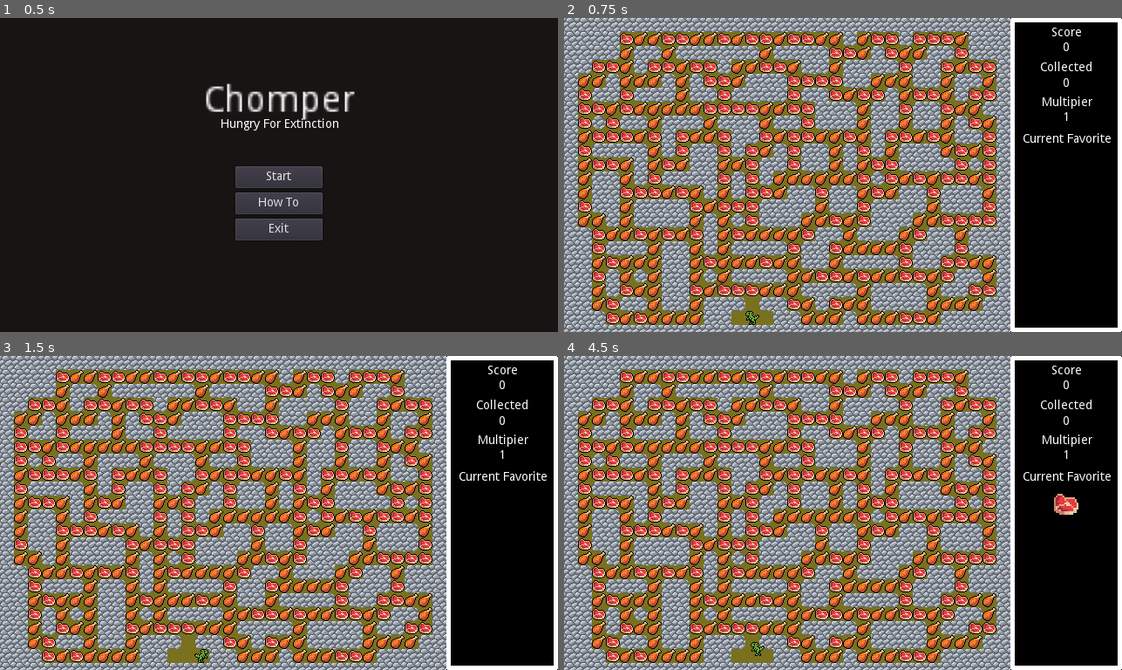
Above: before the commit, frames 1-4 (two rows, left to right).
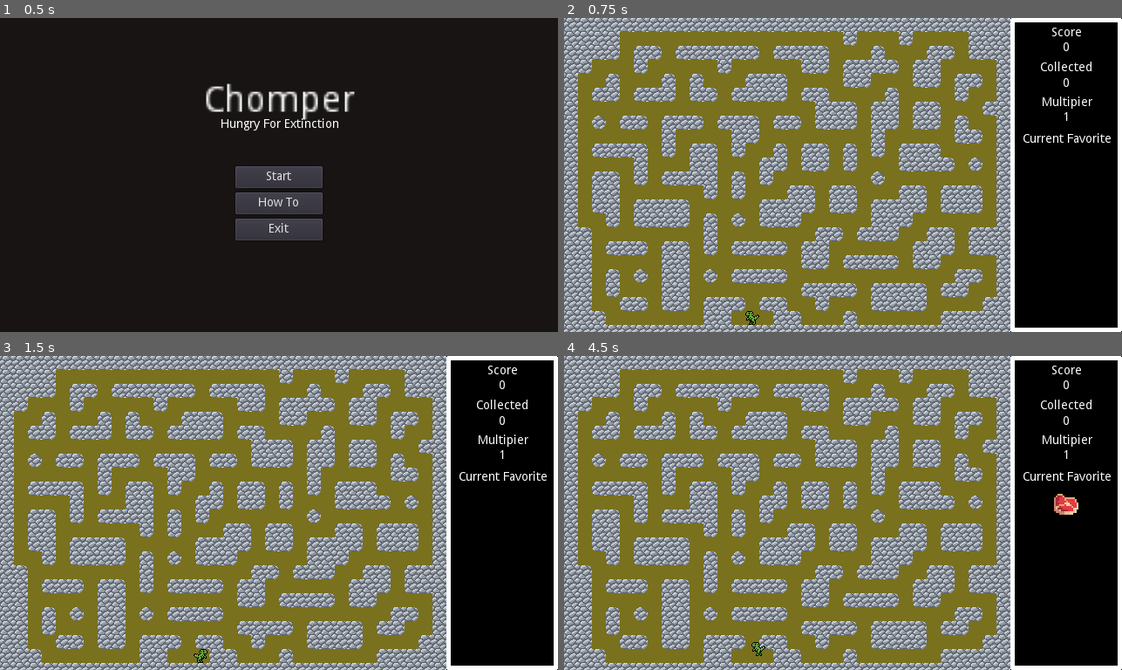
Above: after the commit, the same moments.

Repository: ZehFuge/Chomper
Game: Godot game, scene res://Menu/Menu.tscn
The game is run twice, just before and just after one commit, with the same random seed, the same clock (stepped at 60 frames per second) and the same inputs.
Inputs:
- Up to frame 1 (0.5 s): no input
- Up to frame 2 (0.75 s): click "Start" at 0.5 s
- Up to frame 3 (1.5 s): tap Enter at 1.25 s; hold D (move_right) from 1.28 s (still down); tap Q (function_tester) at 1.35 s
- Up to frame 4 (4.5 s): tap Space at 2 s; release D (move_right) at 2.03 s; hold S (move_down) 2.03-2.78 s; tap Q (function_tester) every 0.75 s from 2.1 to 4.35 s; hold D (move_right) 2.78-3.53 s; hold W (move_up) 3.53-4.28 s; tap Enter at 4.25 s; hold A (move_left) from 4.28 s (still down)

Frame 1 is identical in both runs. In frame 2, 24% of the frame differs, in the area x 2-78%, y 4-98%; in frame 3, 24%; in frame 4, 24%.
Error after the commit: Parse Error: The identifier "Jukebox" isn't declared in the current scope. (res://Game/Food.gd:28)

Commit message:
Add files via upload

Diff:
--- a/Game/Food.gd
+++ b/Game/Food.gd
@@ -1,4 +1,6 @@
 extends Area2D
+
+export var HURRY_BORDER = 175
 
 export var VALUE : int = 5
 var RNG = RandomNumberGenerator.new()
@@ -9,9 +11,9 @@
 	RNG.randomize()
 	set_design()
 	grid_position = Global.get_grid_pos(global_position)
-	set_start()
 
 
+# warning-ignore:unused_argument
 func _process(delta):
 	lava_checker()
 
@@ -20,10 +22,11 @@
 	if self.visible:
 		if area.is_in_group("player"):
 			collect_food()
-			self.visible = false
 
 
 func collect_food():
+	Jukebox.collect_sfx()
+	self.visible = false
 	Global.handle_meat_multiplier($AnimatedSprite.animation)
 	Global.SCORE += VALUE * Global.MULTIPLIER
 	Global.FOOD_COLLECTED += 1
@@ -51,18 +54,33 @@
 	if Global.PLAYER_ALIFE:
 		set_design()
 		self.visible = true
+		revisible_checker()
 
 
 func set_start():
-	$StartVisibility.wait_time = 0.1
+	$StartVisibility.wait_time = 1
 	$StartVisibility.start()
 
 
 # Destroys food if on lava tile
 func lava_checker():
-	if Global.MAP_ARRAY[grid_position[0]][grid_position[1]] == Global.LAVA_TILE:
+	var tile = Global.MAP_ARRAY[grid_position.x][grid_position.y]
+
+	if tile == Global.LAVA_TILE:
 		Global.FOOD_AVAILABLE -= 1
+		if Global.FOOD_AVAILABLE <= HURRY_BORDER \
+		and Jukebox.mode != "hurry":
+			Jukebox.mode = "hurry"
+			Jukebox.end_game_music()
 		queue_free()
+
+
+# checks if food gets visible at player position to autocollect
+func revisible_checker():
+	var grid_pos_temp = Global.get_grid_pos(global_position)
+
+	if grid_pos_temp == Global.PLAYER_POS:
+		collect_food()
 
 
 func kill():
--- a/Game/Food.tscn
+++ b/Game/Food.tscn
@@ -36,9 +36,5 @@
 [node name="RevisibleTimer" type="Timer" parent="."]
 wait_time = 30.0
 one_shot = true
-
-[node name="StartVisibility" type="Timer" parent="."]
-one_shot = true
 [connection signal="area_entered" from="." to="." method="_on_Area2D_area_entered"]
 [connection signal="timeout" from="RevisibleTimer" to="." method="_on_RevisibleTimer_timeout"]
-[connection signal="timeout" from="StartVisibility" to="." method="_on_StartVisibility_timeout"]
--- a/Game/Game.gd
+++ b/Game/Game.gd
@@ -5,6 +5,7 @@
 
 func _ready():
 	reset_values()
+	Jukebox.menu_music()
 
 
 func _process(delta):
@@ -15,6 +16,7 @@
 func reset_values():
 	Global.SCORE = 0
 	Global.FOOD_COLLECTED = 0
+	Jukebox.mode = "game"
 
 
 func input_handler():
--- a/Game/GameOver.gd
+++ b/Game/GameOver.gd
@@ -3,7 +3,7 @@
 
 # Called when the node enters the scene tree for the first time.
 func _ready():
-	pass # Replace with function body.
+	Jukebox.death_music()
 
 
 func _on_Exit_pressed():
--- a/Game/LavaMap.gd
+++ b/Game/LavaMap.gd
@@ -9,7 +9,7 @@
 var MODULATION = Color(float(0.7), float(0.7), float(0.7))
 var FIRST_LAVA = true
 var restart_expand = true
-export var EXPAND_DELAY : int
+export var EXPAND_DELAY = 0.1
 
 # Called when the node enters the scene tree for the first time.
 func _ready():
@@ -21,6 +21,7 @@
 	handle_modulation()
 
 
+# handles two functions to make the lava brighter and darker for more dynamic
 func handle_modulation():
 	if MODE == "down":
 		make_darker()
@@ -44,21 +45,26 @@
 		MODE = "down"
 
 
+# places a lava tile on the map randomly
 func set_lava_tiles():
 	var random = Global.random_lava_vector()
 	set_cell(random[0], random[1], 0)
 	Global.MAP_ARRAY[random.x][random.y] = Global.LAVA_TILE
+	Global.LAVA_ORIGIN_MAP[random.x][random.y] = random
+	Global.LAVA_AGE_MAP.append([random, 0])
 	update_bitmask_region(Vector2(Global.PLAYGROUND_START, Global.PLAYGROUND_START), Vector2(Global.PLAYGROUND_END_X, Global.PLAYGROUND_END_Y))
 
 
+# places a lava tile on the map with given grid_pos (used for expanding)
 func lava_on_vector(grid_pos):
 	set_cell(grid_pos.x, grid_pos.y, 0)
 	Global.MAP_ARRAY[grid_pos.x][grid_pos.y] = Global.LAVA_TILE
 	update_bitmask_region(Vector2(Global.PLAYGROUND_START, Global.PLAYGROUND_START), Vector2(Global.PLAYGROUND_END_X, Global.PLAYGROUND_END_Y))
 
 
+# creates a new lava origin
 func _on_VulcanDelay_timeout():
-	if Global.FOOD_AVAILABLE > 0 \
+	if Global.FOOD_AVAILABLE > 49 \
 	and Global.PLAYER_ALIFE:
 		set_lava_tiles()
 		update_lava_map()
@@ -69,20 +75,53 @@
 			FIRST_LAVA = false
 
 
+# makes lava expand if the timer runs out
 func _on_ExpandDelay_timeout():
-	var around_me = Vector2.ZERO
+	for tile in Global.LAVA_TILES:
+		var around_me = Global.check_tiles_around_me_lava(tile)
+		var origin = Global.LAVA_ORIGIN_MAP[tile.x][tile.y]
 
-	for tile in Global.LAVA_TILES:
-		around_me = Global.check_tiles_around_me_lava(tile)
-		for grid_pos in around_me:
-			if Global.MAP_ARRAY[grid_pos.x][grid_pos.y] == Global.FOOD_TILE \
-			or Global.MAP_ARRAY[grid_pos.x][grid_pos.y] == Global.START_TILE:
-				lava_on_vector(grid_pos)
-				update_lava_map()
+		# check if origin is still available in LAVA_AGE_MAP
+		var origin_found = false
+		for entry in Global.LAVA_AGE_MAP:
+			if entry[0] == origin:
+				origin_found = true
 
+
+		if origin_found:
+			for grid_pos in around_me:
+				if Global.MAP_ARRAY[grid_pos.x][grid_pos.y] == Global.FOOD_TILE \
+				or Global.MAP_ARRAY[grid_pos.x][grid_pos.y] == Global.START_TILE:
+					lava_on_vector(grid_pos)
+					Global.LAVA_ORIGIN_MAP[grid_pos.x][grid_pos.y] = origin
+					update_lava_map()
+	age_lava()
 	$ExpandDelay.start()
 
 
+# ages the lava origins after expanding the lava
+# lava stops expanding at given age and then removed
+func age_lava():
+	for i in Global.LAVA_AGE_MAP.size():
+		Global.LAVA_AGE_MAP[i][1] += 1
+	remove_age()
+
+
+# removes lava origin from age array
+func remove_age():
+	for entry in Global.LAVA_AGE_MAP:
+		if entry[1] >= 10:
+			Global.LAVA_AGE_MAP.erase(entry)
+
+
+# used to check age while expanding
+func get_age_by_origin(origin):
+	for entry in Global.LAVA_AGE_MAP:
+		if entry[0] == origin:
+			return entry[1]
+
+
+# update the autotile set for fitting textures
 func update_lava_map():
 	var lava_tiles = get_used_cells()
 	Global.LAVA_TILES = lava_tiles
--- a/Game/Player.gd
+++ b/Game/Player.gd
@@ -45,8 +45,7 @@
 		move_direction.x = 0
 
 	if Input.is_action_just_pressed("function_tester"):
-		#Global.print_map_array()
-		pass
+		Global.functiontest()
 
 	if Global.PLAYER_ALIFE:
 		handle_animation(move_direction)
@@ -82,5 +81,4 @@
 
 func _on_Sprite_animation_finished():
 	if $Sprite.animation == "dying":
-		# replace queue_free() with score.tscn
 		queue_free()
--- a/Game/Playground.gd
+++ b/Game/Playground.gd
@@ -9,13 +9,14 @@
 
 func create_map_array():
 	Global.MAP_ARRAY = set_map_array()
+	Global.LAVA_ORIGIN_MAP = set_map_array()
 	set_walls_to_array()
 	set_start_tiles()
 	set_food_tiles()
 	spawn_food()
 
 
-# only calld once at beginning. Sets MAP_ARRAY size
+# only called once at beginning. Sets MAP_ARRAY size
 func set_map_array():
 	var array = []
 	for column in Global.MAP_WIDTH:
@@ -32,6 +33,7 @@
 		Global.MAP_ARRAY[tile.x][tile.y] = Global.WALL_TILE
 
 
+# lava cant spawn at the start area
 func set_start_tiles():
 	for tile in Global.START_TILES:
 		Global.MAP_ARRAY[tile[0]][tile[1]] = Global.START_TILE
--- a/Game/Playground.tscn
+++ b/Game/Playground.tscn
@@ -300,14 +300,14 @@
 cell_size = Vector2( 16, 16 )
 format = 1
 script = ExtResource( 1 )
-EXPAND_DELAY = 9
+EXPAND_DELAY = 9.0
 
 [node name="ExpandDelay" type="Timer" parent="LavaMap"]
-wait_time = 7.0
+wait_time = 3.0
 one_shot = true
 
 [node name="VulcanDelay" type="Timer" parent="LavaMap"]
-wait_time = 30.0
+wait_time = 22.0
 one_shot = true
 
 [node name="Food_Container" type="Control" parent="."]
